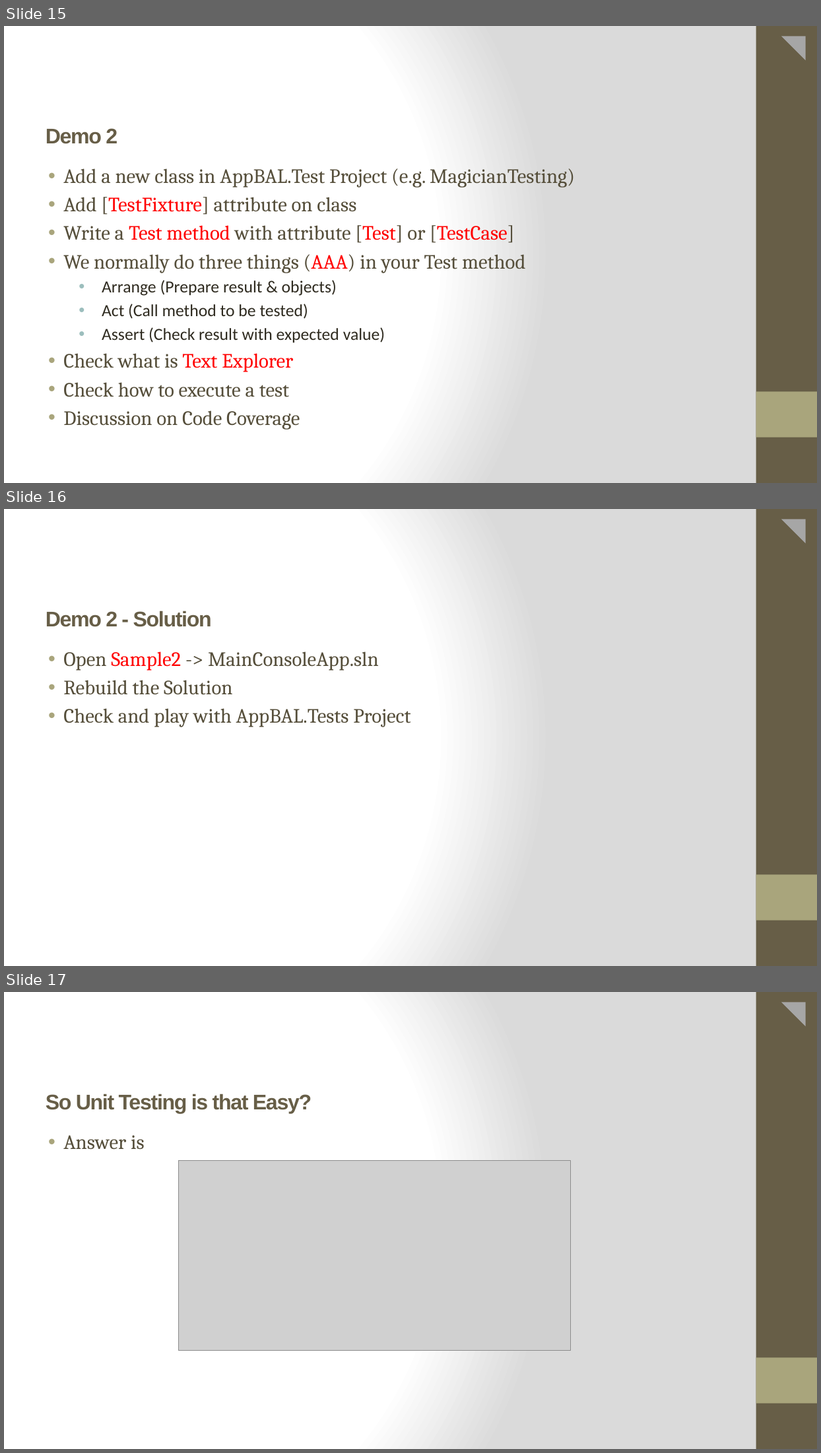
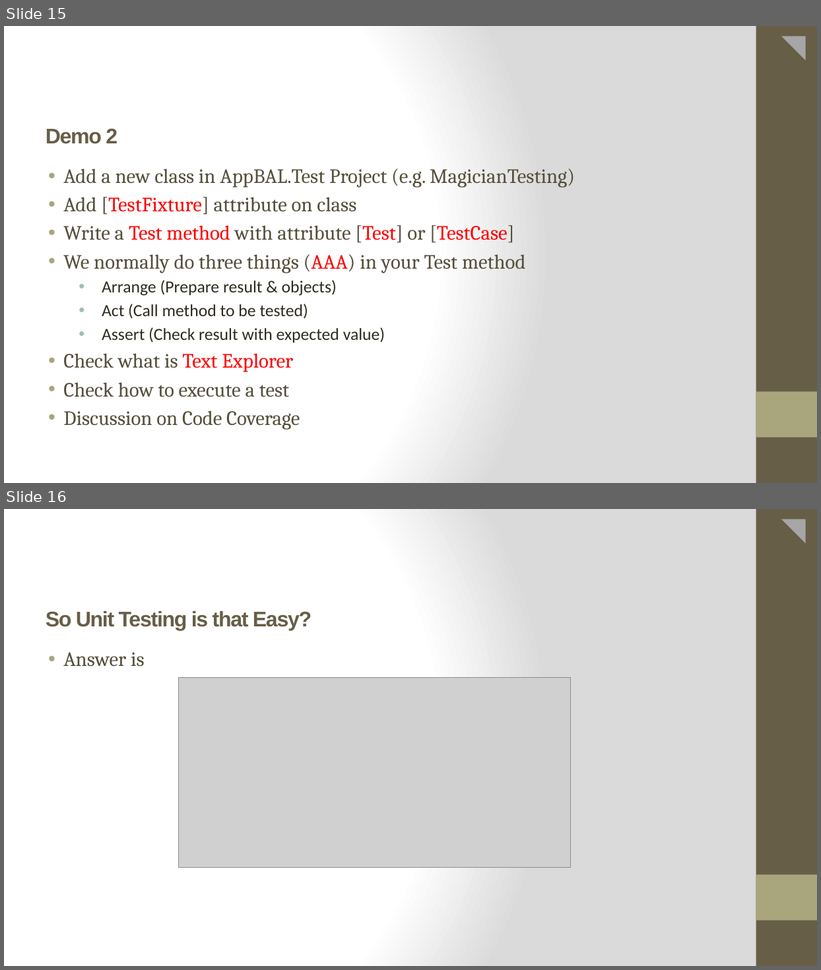
Before and after one commit to Anamika-s/CTS-INTADM21DF006, a slide deck: 24thMay/Unit Testing.pptx. Shown one above the other, each under a label of ours: slides 15, 16 and 17 before the commit, slides 15 and 16 after it. The pictures are 821x1453 and 821x970 pixels, drawn with LibreOffice and Linux fonts; fonts in the diff are those of the drawing; grey boxes stand for pictures. Boxes give left, top, right and bottom in pixels: in the first picture for what was removed or moved away, otherwise in the second. Text is boxed around its words. In the diff, an @@ line names an element or a change of style, - is before the commit and + after.

```diff
--- a/24thMay/Unit Testing.pptx
+++ b/24thMay/Unit Testing.pptx
@@ slide 16 removed at (4,509,817,966), background gradient #FFFFFF to #DADADA; not listed: 3 template elements that a slide beside it also shows @@
@@ title removed at (46,611,212,627) @@
-Demo 2 - Solution
@@ subtitle removed at (63,652,411,727) @@
-• Open Sample2 -> MainConsoleApp.sln
-• Rebuild the Solution
-• Check and play with AppBAL.Tests Project
@@ what was slide 17 is now slide 16 @@
```
Also in this commit, not shown: 1 slide changed, 3 other slides removed, 13 other files.
